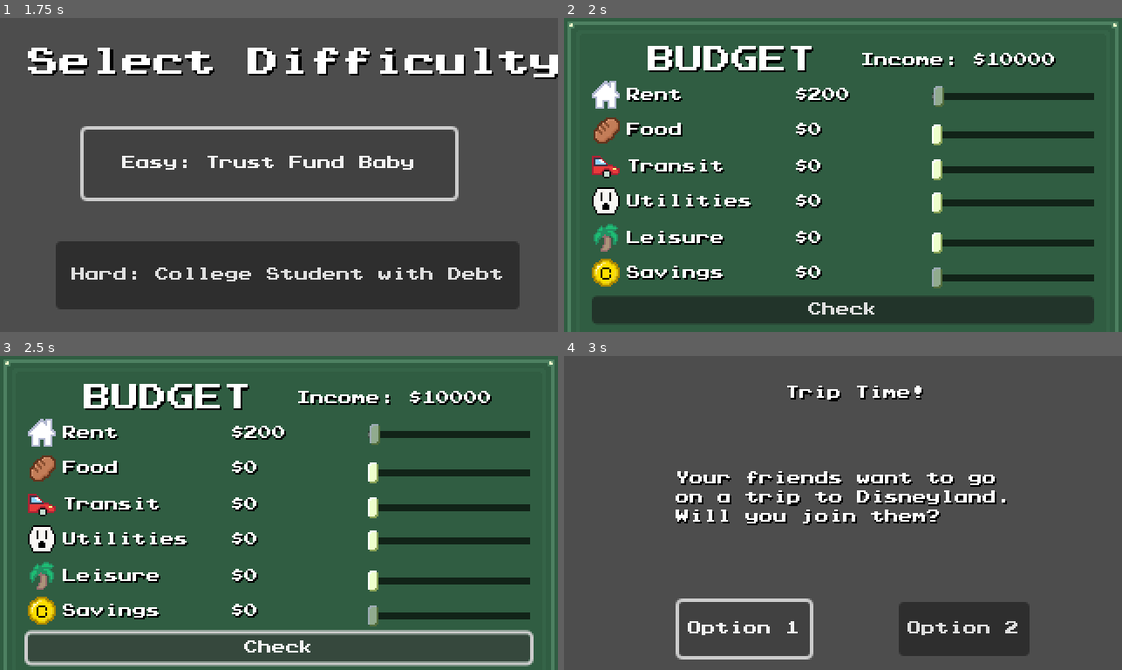
Above: before the commit, frames 1-4 (two rows, left to right).
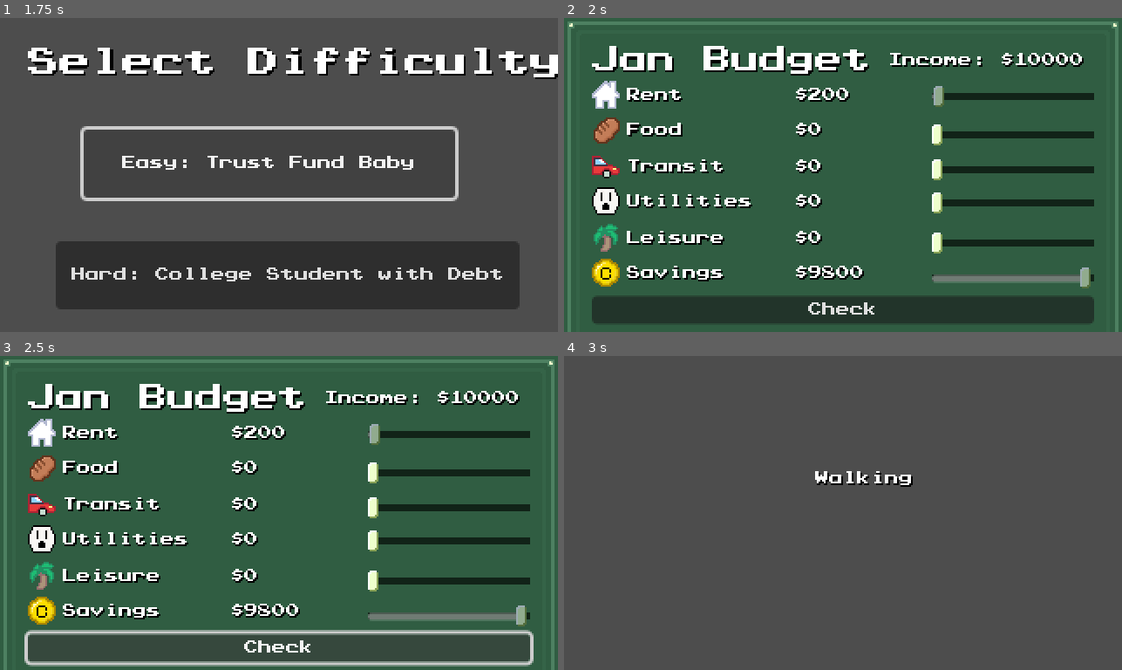
Above: after the commit, the same moments.

Repository: axu-1/Technica-2023-Godot-Project
Game: Godot game, scene res://main.tscn
Two runs of this game, one before a commit and one after it. Both use one fixed random seed, a clock stepped at 60 frames per second and the inputs below.
Inputs:
- Up to frame 1 (1.75 s): click "Start" at 0.5 s; click "Easy: Trust Fund Baby" at 1.25 s
- Up to frame 2 (2 s): no input
- Up to frame 3 (2.5 s): click "Check" at 2 s
- Up to frame 4 (3 s): click "Option 1" at 2.75 s

Frame 1 is identical in both runs. In frame 2, 4.1% of the frame differs, in the area x 5-95%, y 8-87%; in frame 3, 4.1%; in frame 4, 8.9%, in the area x 20-84%, y 9-97%.

Commit message:
Added months, game_over screen, pop_up screen, and fixed event pop-ups

Diff:
--- a/BudgetMenu/budget_menu.gd
+++ b/BudgetMenu/budget_menu.gd
@@ -1,5 +1,6 @@
 extends CanvasLayer
 
+@onready var month_num = $%BudgetLabel
 @onready var income_num = $%IncomeLabel
 @onready var rent_num = $%RentNum
 @onready var food_num = $%FoodNum
@@ -19,12 +20,16 @@
 #var slider_list : Array
 var slider_dict
 var rent = 200
+var month_dict = {1: "Jan", 2: "Feb", 3: "Mar", 4: "Apr", 5: "May", 6: "June", 7: "July", 8: "Aug",
+	9: "Sept", 10: "Oct", 11: "Nov", 12: "Dec"}
 
 @export var walking : PackedScene
+@export var pop_up : PackedScene
 
 # Called when the node enters the scene tree for the first time.
 func _ready():
 	set_stats()
+	month_num.text = str(month_dict[Game.month]) + " Budget"
 	income_num.text = "Income: $" + str(Game.income)
 #	slider_list = [rent_slider, food_slider, transit_slider, utilities_slider, insurance_slider, leisure_slider, savings_slider]
 #	slider_dict = {rent_slider: rent_slider.value, food_slider: food_slider.value, transit_slider: transit_slider.value,
@@ -37,6 +42,10 @@
 		slider.set_max(Game.total_money)
 	rent_slider.value = rent
 	rent_num.text = "$" + str(rent)
+	Game.rent = rent
+	Game.savings = Game.total_money - rent
+	savings_slider.value = Game.savings
+	savings_num.text = "$" + str(Game.savings)
 
 #func _process(delta):
 #	budget_max = Game.total_money - Game.total_spent
@@ -99,6 +108,7 @@
 
 func _on_button_pressed():
 	if Game.savings < 0:
-		pass #clickable popup
+		var pop = pop_up.instantiate()
+		add_child(pop)
 	else:
 		Game.emit_signal("goto_scene", walking)
--- a/BudgetMenu/budget_menu.tscn
+++ b/BudgetMenu/budget_menu.tscn
@@ -1,10 +1,11 @@
-[gd_scene load_steps=9 format=3 uid="uid://dpufl0l80m4io"]
+[gd_scene load_steps=10 format=3 uid="uid://dpufl0l80m4io"]
 
 [ext_resource type="Script" path="res://BudgetMenu/budget_menu.gd" id="1_1tv5o"]
 [ext_resource type="Texture2D" uid="uid://blrbi7bpvsoyg" path="res://BudgetMenu/bread.png" id="2_5k5h5"]
 [ext_resource type="PackedScene" uid="uid://c3q41svgch3hy" path="res://WalkingMenu/walking.tscn" id="2_p0o7i"]
 [ext_resource type="Texture2D" uid="uid://bx2up05psfl7b" path="res://BudgetMenu/house.png" id="2_tnb7k"]
 [ext_resource type="Texture2D" uid="uid://cqr1kj2f84xr4" path="res://BudgetMenu/coin.png" id="2_yqkxs"]
+[ext_resource type="PackedScene" uid="uid://bvm0rg85m26ds" path="res://Menus/pop_up.tscn" id="3_3mn3q"]
 [ext_resource type="Texture2D" uid="uid://dwwcpujgl25me" path="res://BudgetMenu/car.png" id="4_k2h8h"]
 [ext_resource type="Texture2D" uid="uid://cq13e3ougvbv5" path="res://BudgetMenu/outlet.png" id="5_itkpi"]
 [ext_resource type="Texture2D" uid="uid://gkgt8yrf6pw2" path="res://BudgetMenu/leisure.png" id="6_qnjbb"]
@@ -12,6 +13,7 @@
 [node name="BudgetMenu" type="CanvasLayer"]
 script = ExtResource("1_1tv5o")
 walking = ExtResource("2_p0o7i")
+pop_up = ExtResource("3_3mn3q")
 
 [node name="BackgroundPanelContainer" type="PanelContainer" parent="."]
 anchors_preset = 15
@@ -32,6 +34,7 @@
 size_flags_vertical = 4
 
 [node name="BudgetLabel" type="Label" parent="BackgroundPanelContainer/VBoxContainer/HBoxContainer"]
+unique_name_in_owner = true
 layout_mode = 2
 size_flags_horizontal = 3
 size_flags_stretch_ratio = 0.2
--- a/Events/event_displayer.gd
+++ b/Events/event_displayer.gd
@@ -1,6 +1,7 @@
 extends Node
 
 @export var emergency: Resource
+@export var game_over: PackedScene
 
 var event_type
 var title: String
@@ -13,14 +14,20 @@
 
 # Called every frame. 'delta' is the elapsed time since the previous frame.
 func _process(delta):
-	var rand_int = randi_range(0, 10)
-	if rand_int == 0:
-		title = emergency.title
-		description = emergency.description
-		cost = emergency.cost
+	title = emergency.title
+	description = emergency.description
+	cost = emergency.cost
 
 	$Title.set_text(title)
 	$Description.set_text(description)
 	Game.total_money -= cost
 	#if Game.total_money < 0:
 		#Game.emit_signal(Game.player_died)
+	if Game.total_money < 0:
+		Game.emit_signal("goto_scene", game_over)
+
+
+
+
+func _on_button_pressed():
+	queue_free()
--- a/Events/event_displayer.tscn
+++ b/Events/event_displayer.tscn
@@ -30,3 +30,5 @@
 offset_bottom = 147.0
 text = "Continue"
 metadata/_edit_use_anchors_ = true
+
+[connection signal="pressed" from="Button" to="." method="_on_button_pressed"]
--- a/Events/event_option.gd
+++ b/Events/event_option.gd
@@ -5,6 +5,8 @@
 @export var ac_heat: Resource
 @export var transit: Resource
 @export var utilities: Resource
+
+@export var game_over : PackedScene
 
 enum event_type_enum {FOOD, TRANSIT, UTILITIES, LEISURE, AC_HEAT}
 var event_type
@@ -21,6 +23,9 @@
 
 # Called every frame. 'delta' is the elapsed time since the previous frame.
 func _process(delta):
+	if Game.total_money < 0:
+		Game.emit_signal("goto_scene", game_over)
+
 	if event_type == event_type_enum.FOOD:
 		title = food.title
 		description = food.description
@@ -49,13 +54,14 @@
 
 	$Title.set_text(title)
 	$Description.set_text(description)
-	if Game.total_money < 0:
-		Game.emit_signal(Game.player_died)
+
 
 func _on_option_1_pressed():
 	cost = cost1
 	Game.total_money -= cost1
+	queue_free()
 
 func _on_option_2_pressed():
 	cost = cost2
 	Game.total_money -= cost2
+	queue_free()
--- a/Events/event_option.tscn
+++ b/Events/event_option.tscn
@@ -41,3 +41,6 @@
 offset_right = 267.0
 offset_bottom = 172.0
 text = "Option 2"
+
+[connection signal="pressed" from="Option1" to="." method="_on_option_1_pressed"]
+[connection signal="pressed" from="Option2" to="." method="_on_option_2_pressed"]
--- /dev/null
+++ b/Menus/game_over.tscn
@@ -0,0 +1,3 @@
+[gd_scene format=3 uid="uid://csfj2cre1jsir"]
+
+[node name="game_over" type="Node2D"]
--- /dev/null
+++ b/Menus/pop_up.gd
@@ -0,0 +1,17 @@
+extends CanvasLayer
+
+
+# Called when the node enters the scene tree for the first time.
+func _ready():
+	pass # Replace with function body.
+
+
+# Called every frame. 'delta' is the elapsed time since the previous frame.
+func _process(delta):
+	pass
+
+
+
+
+func _on_button_pressed():
+	queue_free()
--- /dev/null
+++ b/Menus/pop_up.tscn
@@ -0,0 +1,24 @@
+[gd_scene load_steps=2 format=3 uid="uid://bvm0rg85m26ds"]
+
+[ext_resource type="Script" path="res://Menus/pop_up.gd" id="1_3na8l"]
+
+[node name="pop_up" type="CanvasLayer"]
+script = ExtResource("1_3na8l")
+
+[node name="Label" type="Label" parent="."]
+offset_left = 16.0
+offset_top = 48.0
+offset_right = 248.0
+offset_bottom = 70.0
+text = "Invalid budget
+(savings must be at least $0)"
+horizontal_alignment = 1
+
+[node name="Button" type="Button" parent="."]
+offset_left = 88.0
+offset_top = 104.0
+offset_right = 168.0
+offset_bottom = 124.0
+text = "OK"
+
+[connection signal="pressed" from="Button" to="." method="_on_button_pressed"]
--- a/Singletons/Game.gd
+++ b/Singletons/Game.gd
@@ -7,10 +7,8 @@
 signal restarted
 
 signal next_scene_triggered
-signal portal_entered
 
-signal player_killed(body)
-signal died
+signal game_over
 
 var seconds_decimal = 1.0
 
@@ -35,4 +33,5 @@
 var savings = 0
 
 var income = 0
-var happiness = 0
+var happiness = 5 #happiness goes from 0 to 10
+var month = 1 #month goes from 1 to 12
--- a/WalkingMenu/walking.gd
+++ b/WalkingMenu/walking.gd
@@ -3,15 +3,20 @@
 @export var event_displayer : PackedScene
 @export var event_option : PackedScene
 
+@export var budget_menu : PackedScene
+@export var game_over : PackedScene
+
 enum event_types {FOOD, TRANSIT, UTILITIES, LEISURE, AC_HEAT, EMERGENCY}
 var event_order = [event_types.FOOD, event_types.LEISURE, event_types.TRANSIT, event_types.UTILITIES]
 # If within summer/winter months, add AC/heat event
+var emergency_done = false
+
 
 # Called when the node enters the scene tree for the first time.
 func _ready():
-#Note: Logic for luck of emergency is in event_displayer class
-#	var emergency = event_displayer.instantiate()
-#	add_child(emergency)
+	if Game.month in [11, 12, 1, 2, 5, 6, 7, 8]:
+		event_order.append(event_types.AC_HEAT)
+	var rand_int = randi_range(0, event_order.size())
 
 	var new_event_option = event_option.instantiate()
 	add_child(new_event_option)
@@ -20,4 +25,14 @@
 # Called every frame. 'delta' is the elapsed time since the previous frame.
 func _process(delta):
 	# Make dependent on encountering events
-	pass
+#	var rand_int = randi_range(0, 10)
+#	if rand_int == 0 and !emergency_done:
+#		var emergency = event_displayer.instantiate()
+#		add_child(emergency)
+#		emergency_done = true
+
+#	Game.month += 1
+#	Game.emit_signal("goto_scene", budget_menu)
+
+	if Game.total_money < 0:
+		Game.emit_signal("goto_scene", game_over)
--- a/WalkingMenu/walking.tscn
+++ b/WalkingMenu/walking.tscn
@@ -12,3 +12,10 @@
 [node name="Background" type="AnimatedSprite2D" parent="."]
 
 [node name="Character" type="AnimatedSprite2D" parent="."]
+
+[node name="Label" type="Label" parent="."]
+offset_left = 144.0
+offset_top = 66.0
+offset_right = 184.0
+offset_bottom = 74.0
+text = "Walking"
